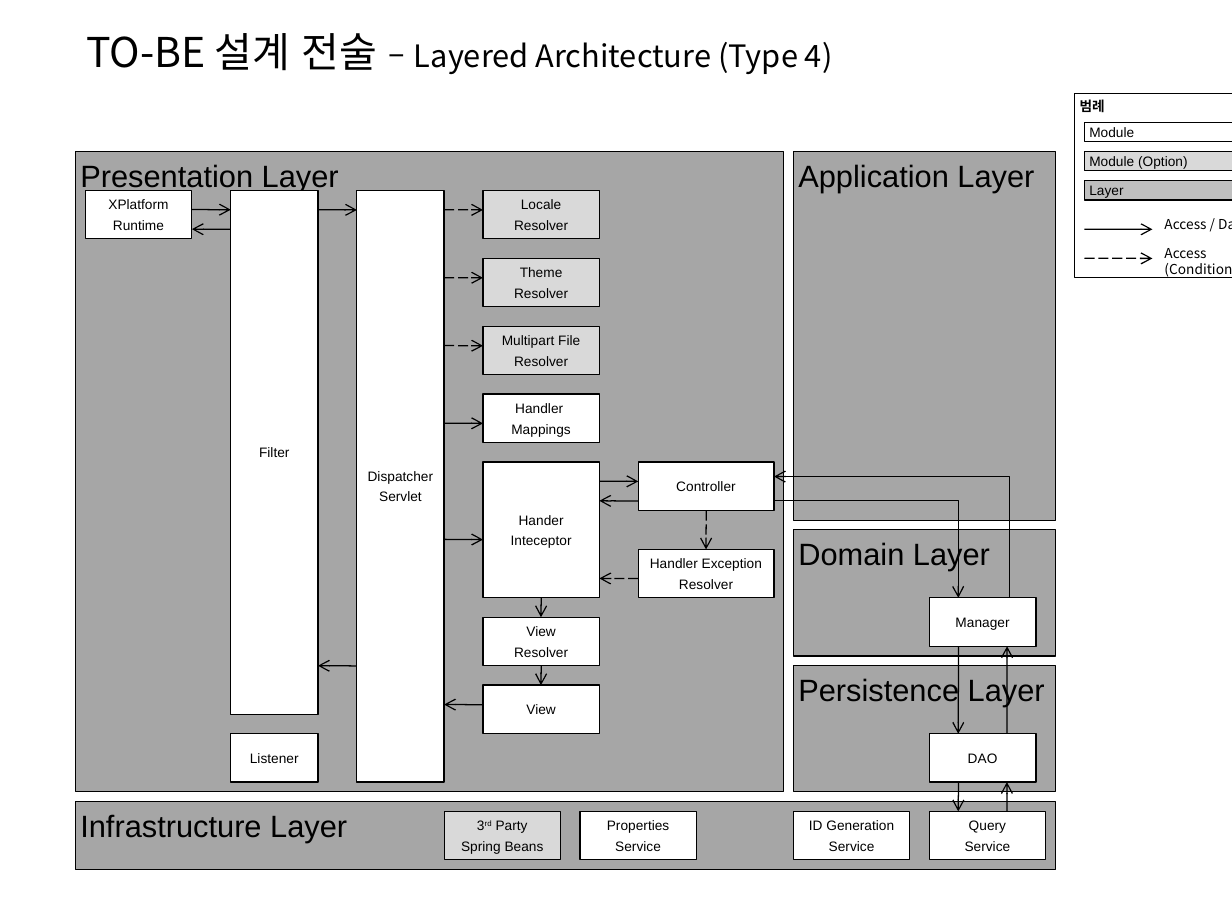
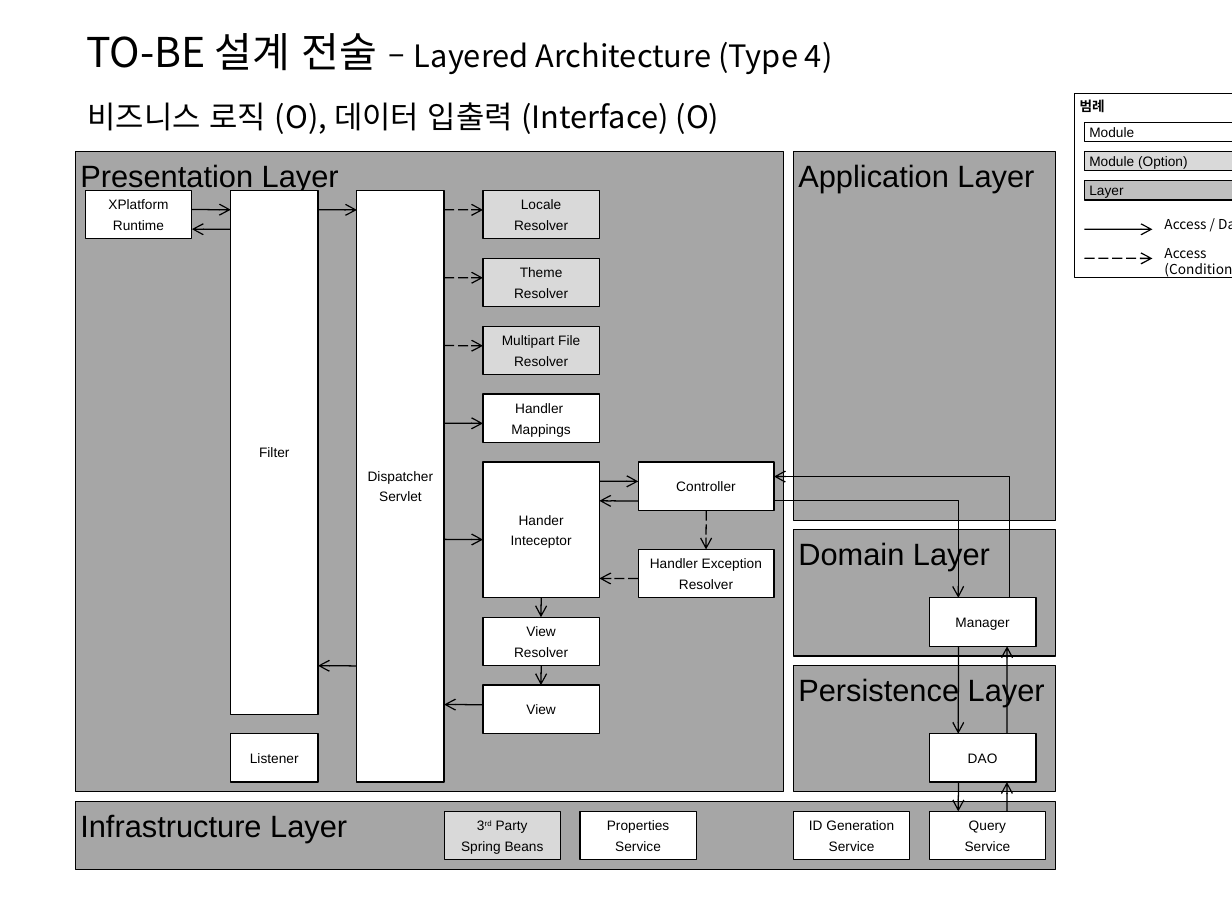
Before and after one commit to kwbaek/codelabor, a slide deck: slide 5 of documentation/0 architecture/design/TO-BE 설계 전술 (Layered Architecture).pptx. Drawn at 1232x924 pixels with LibreOffice and Linux fonts; fonts in the diff are those of the drawing. Boxes give left, top, right and bottom in pixels: in the first picture for what was removed or moved away, otherwise in the second. Text is boxed around its words. In the diff, an @@ line names an element or a change of style, - is before the commit and + after.

```diff
--- a/documentation/0 architecture/design/TO-BE 설계 전술 (Layered Architecture).pptx
+++ b/documentation/0 architecture/design/TO-BE 설계 전술 (Layered Architecture).pptx
@@ text added at bbox=[88, 102, 720, 134], 18 pt, text #000000 @@
+비즈니스 로직 (O), 데이터 입출력 (Interface) (O)
```
Also in this commit, not shown: 6 other slides changed, 2 slides added, 3 other files.
